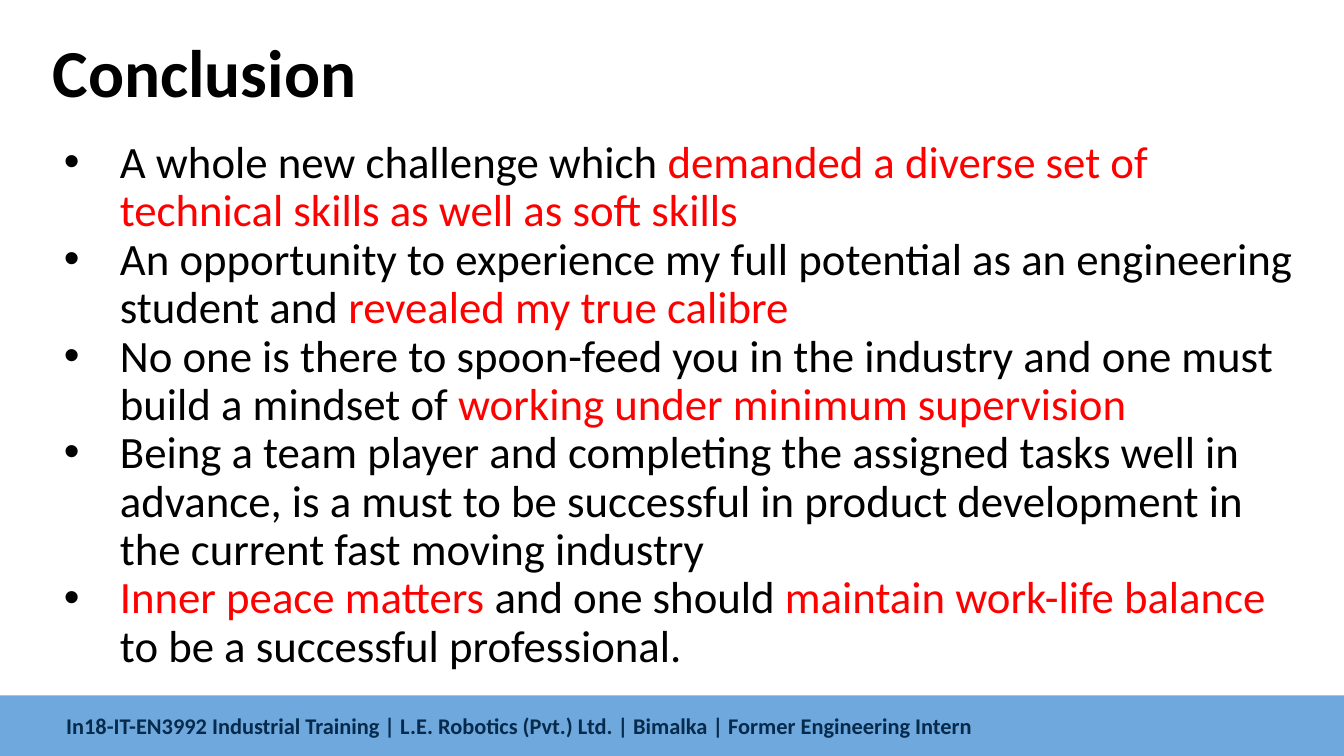
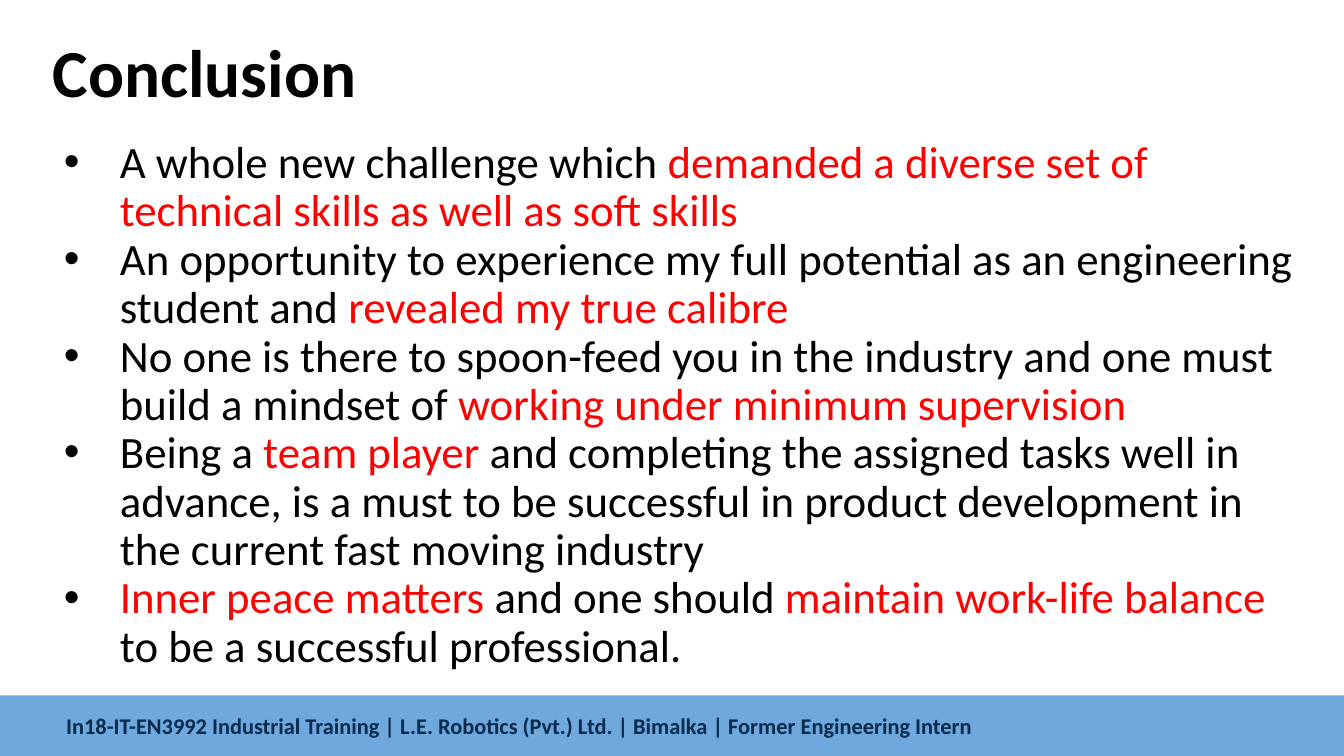
Before and after one commit to bimalka98/Industrial-Training, a slide deck: slide 12 of Training Presentation/Industrial Training.pptx. Drawn at 1344x756 pixels with LibreOffice and Linux fonts; fonts in the diff are those of the drawing; background and template pictures are left out. Boxes give left, top, right and bottom in pixels: in the first picture for what was removed or moved away, otherwise in the second. Text is boxed around its words. In the diff, an @@ line names an element or a change of style, - is before the commit and + after.

```diff
--- a/Training Presentation/Industrial Training.pptx
+++ b/Training Presentation/Industrial Training.pptx
@@ text at (120, 437, 1243, 573): text colour #000000 to #FF0000 in "team player" @@
```
Also in this commit, not shown: 2 other slides changed, 7 other files.
